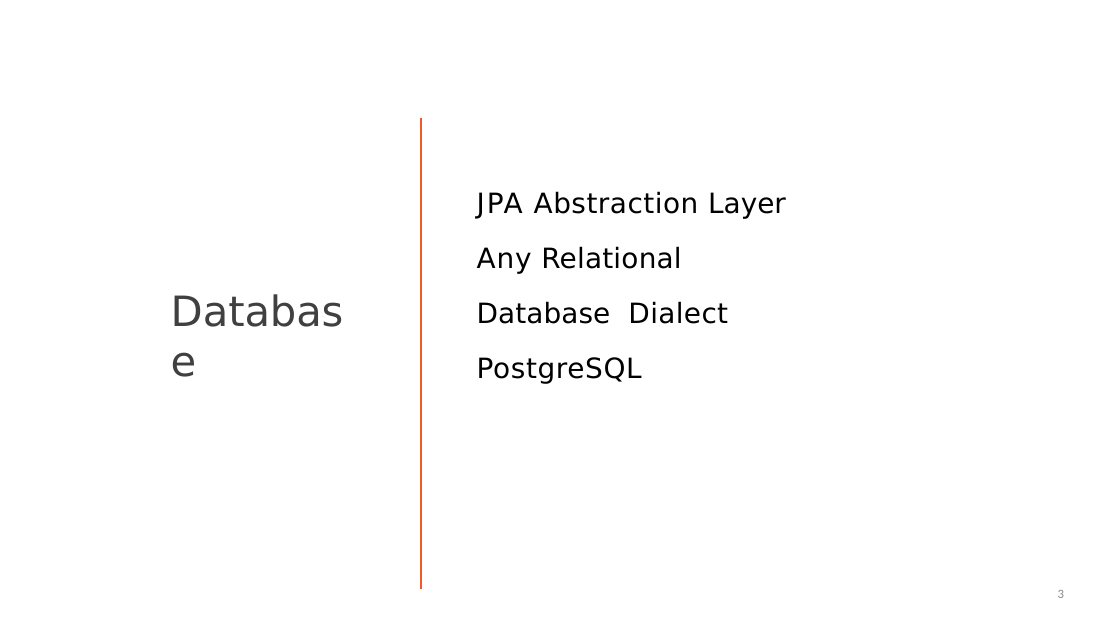
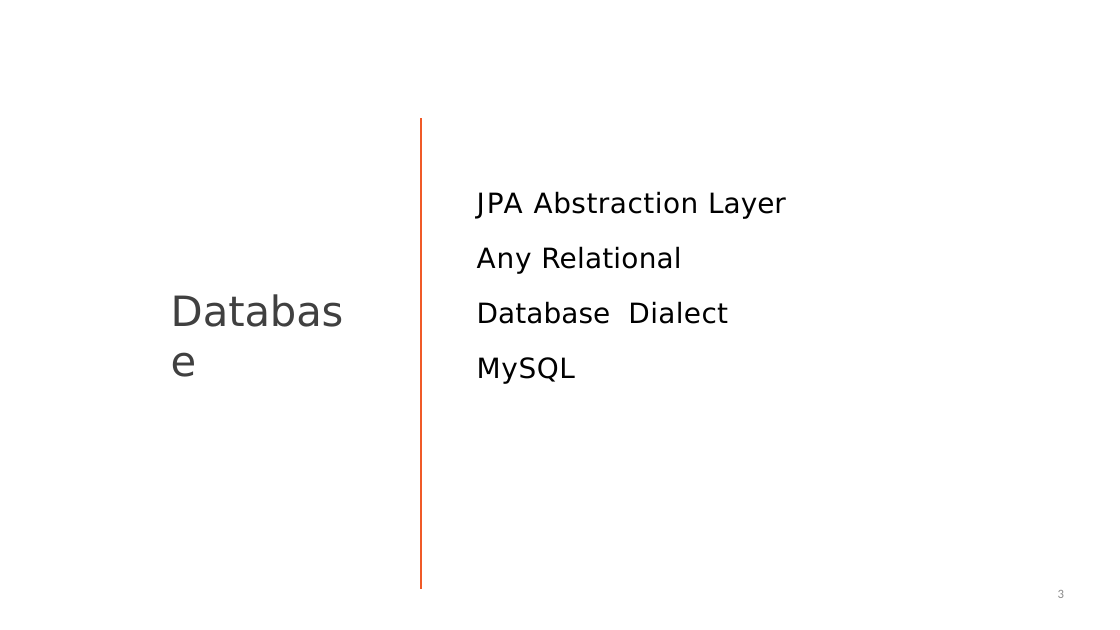
Before and after one commit to StevenJoseph19/JEE-Mulesoft, a slide deck: slide 3 of 3. Spring 5.0 (Core, MVC, REST, Data JPA, Data REST)/Day 7/Slides/6. Configuration of Spring and JPA for Development/configuration-of-spring-and-jpa-for-development-slides.pptx. Drawn at 1120x630 pixels with LibreOffice and Linux fonts; fonts in the diff are those of the drawing. Boxes give left, top, right and bottom in pixels: in the first picture for what was removed or moved away, otherwise in the second. Text is boxed around its words. In the diff, an @@ line names an element or a change of style, - is before the commit and + after.

```diff
--- a/3. Spring 5.0 (Core, MVC, REST, Data JPA, Data REST)/Day 7/Slides/6. Configuration of Spring and JPA for Development/configuration-of-spring-and-jpa-for-development-slides.pptx
+++ b/3. Spring 5.0 (Core, MVC, REST, Data JPA, Data REST)/Day 7/Slides/6. Configuration of Spring and JPA for Development/configuration-of-spring-and-jpa-for-development-slides.pptx
@@ text at box(477, 357, 575, 383): text changed @@
-PostgreSQL
+MySQL
```
Also in this commit, not shown: 1 other slide changed.
